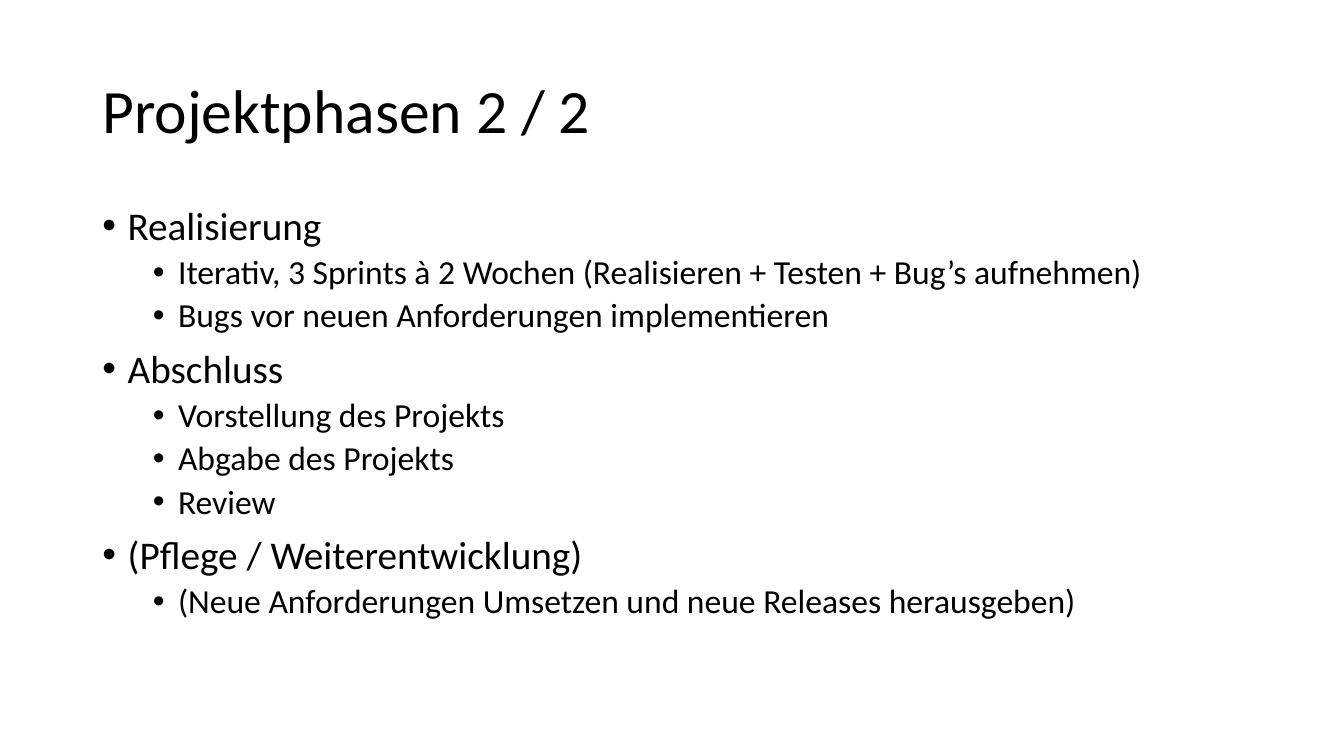
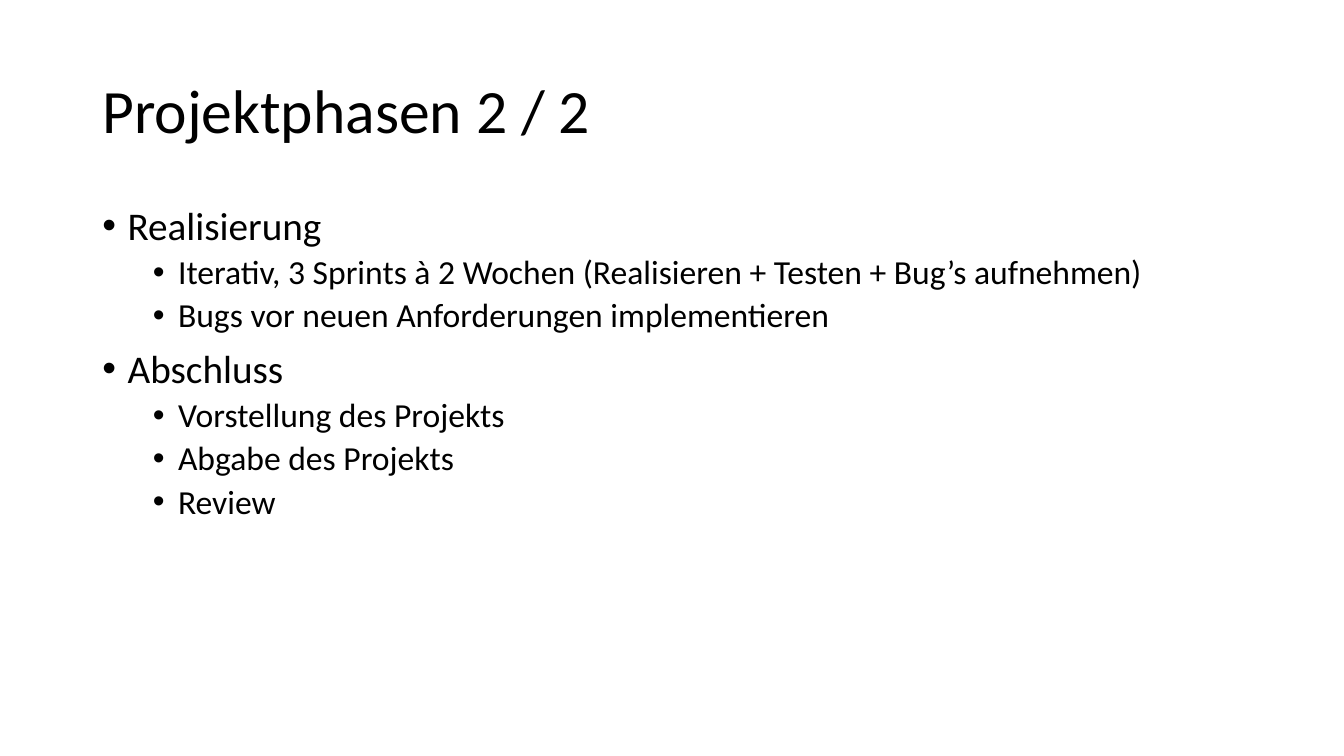
Before and after one commit to schne5/ch.bfh.bti7081.s2016.orange, a slide deck: slide 8 of doc/Task02/Task 2_orange.pptx. Drawn at 1344x756 pixels with LibreOffice and Linux fonts; fonts in the diff are those of the drawing. Boxes give left, top, right and bottom in pixels: in the first picture for what was removed or moved away, otherwise in the second. Text is boxed around its words. In the diff, an @@ line names an element or a change of style, - is before the commit and + after.

```diff
--- a/doc/Task02/Task 2_orange.pptx
+++ b/doc/Task02/Task 2_orange.pptx
@@ text at (x1=128, y1=540, x2=1076, y2=619): paragraphs removed @@
-• (Pflege / Weiterentwicklung)
-  • (Neue Anforderungen Umsetzen und neue Releases herausgeben)
```
Also in this commit, not shown: 6 other slides changed.
